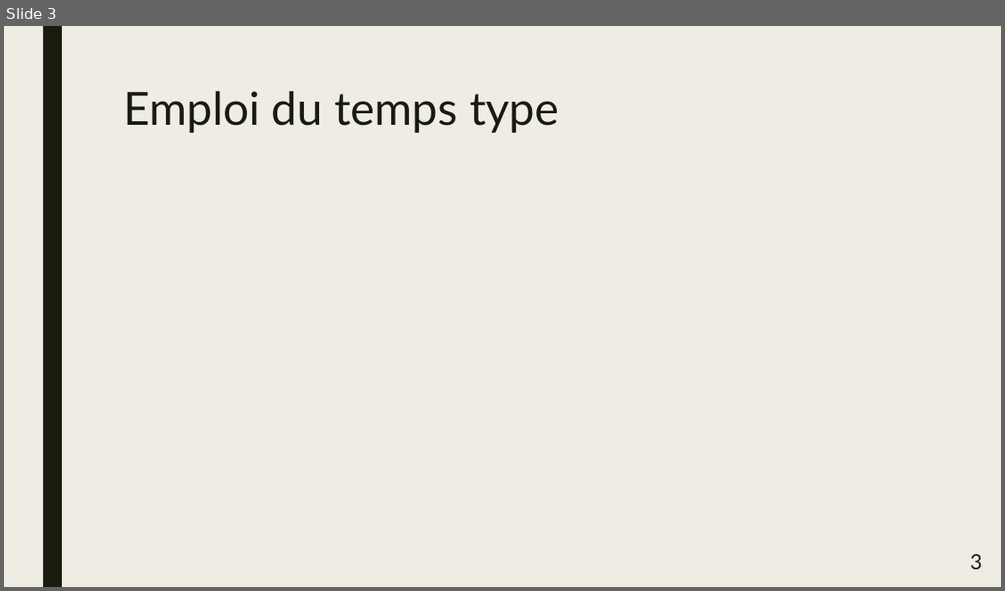
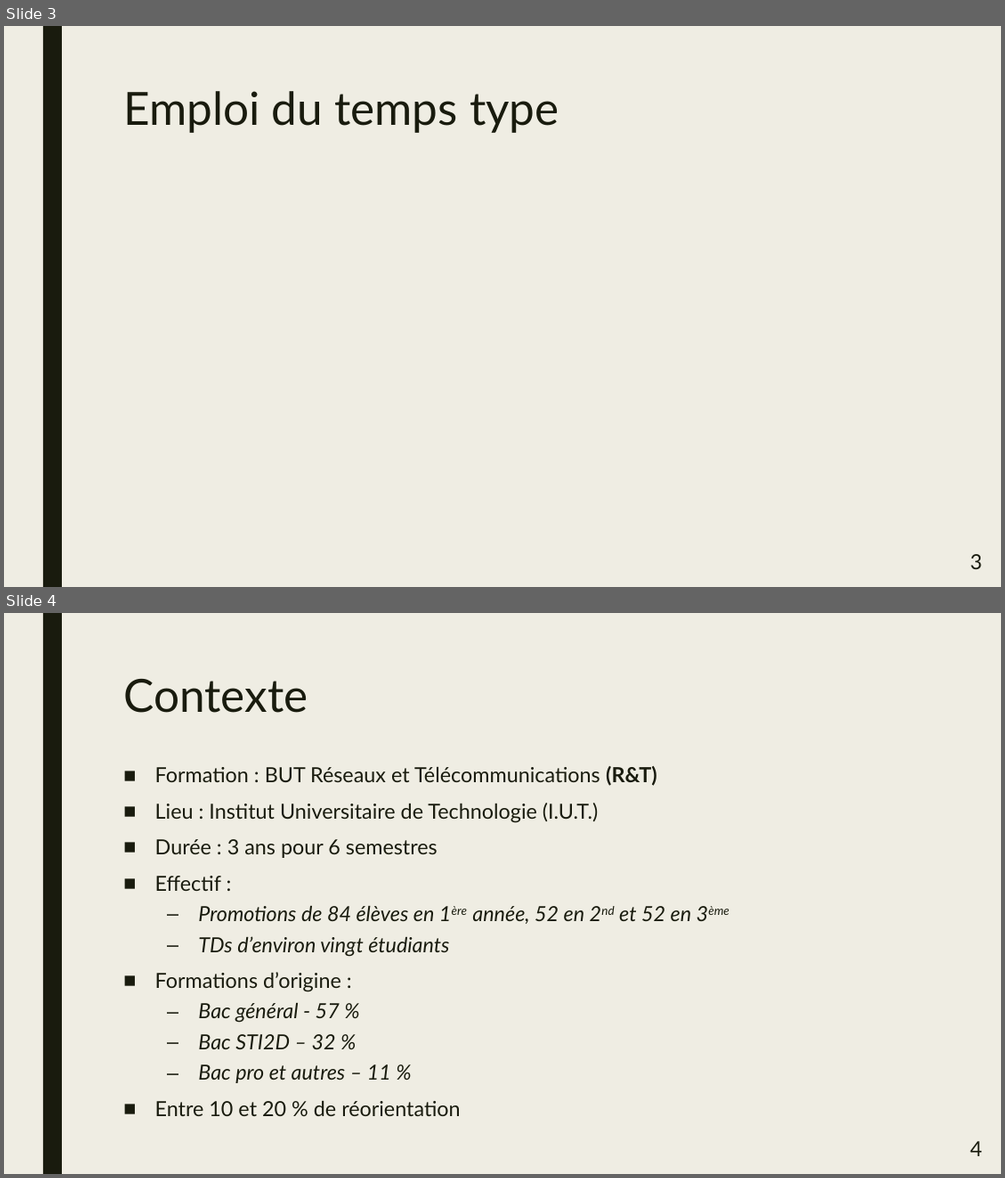
Before and after one commit to CyberJulien/Agreg_Meca, a slide deck: fichiers/presentation/SlidesFili.pptx. Shown one above the other, each under a label of ours: slide 3 before the commit, slides 3 and 4 after it. The pictures are 1005x591 and 1005x1178 pixels, drawn with LibreOffice and Linux fonts; fonts in the diff are those of the drawing. Boxes give left, top, right and bottom in pixels: in the first picture for what was removed or moved away, otherwise in the second. Text is boxed around its words. In the diff, an @@ line names an element or a change of style, - is before the commit and + after.

```diff
--- a/fichiers/presentation/SlidesFili.pptx
+++ b/fichiers/presentation/SlidesFili.pptx
@@ slide 4 added at (4, 613, 1001, 1174), background #EFEDE3; not listed: 1 template element that a slide beside it also shows @@
@@ title added at (123, 679, 307, 713), 44 pt, text #191B0E @@
+Contexte
@@ text added at (155, 766, 692, 1116), 20 pt, text #191B0E @@
+■ Formation : BUT Réseaux et Télécommunications (R&T)
+■ Lieu : Institut Universitaire de Technologie (I.U.T.)
+■ Durée : 3 ans pour 6 semestres
+■ Effectif :
+  – Promotions de 84 élèves en 1ère année, 52 en 2nd et 52 en 3ème
+  – TDs d’environ vingt étudiants
+■ Formations d’origine :
+  – Bac général - 57 %
+  – Bac STI2D – 32 %
+  – Bac pro et autres – 11 %
+■ Entre 10 et 20 % de réorientation
@@ page number added at (970, 1141, 982, 1156), 20 pt, text #191B0E @@
+4
```
Also in this commit, not shown: 1 slide changed, 2 other slides added, 9 other files.
